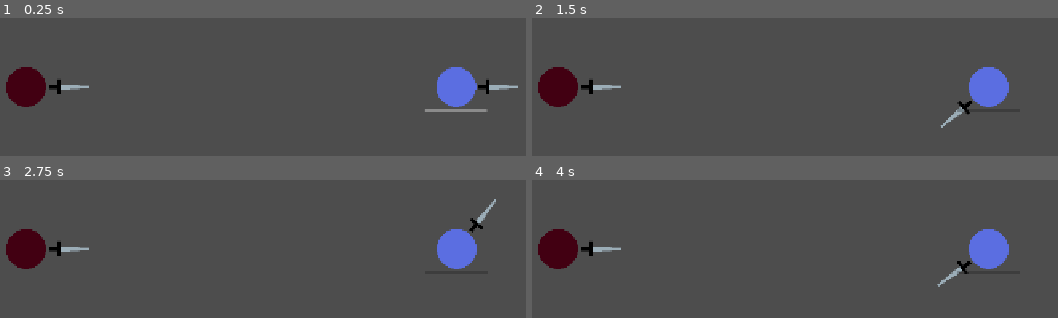
Above: before the commit, frames 1-4 (two rows, left to right).
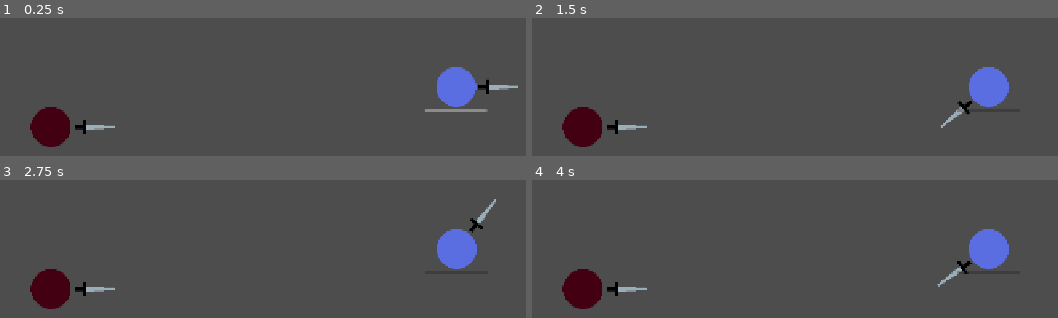
Above: after the commit, the same moments.

Repository: Traeves/Wakagashira
Game: Godot game, scene res://levels/demo_scene.tscn
Same seed, same stepped clock (60 frames per second), same inputs: the game is played once before the commit and once after it.
Inputs (mouse positions are in pixels of both pictures, inside the frame that each line leads up to):
- Up to frame 1 (0.25 s): no input
- Up to frame 2 (1.5 s): tap Enter at 0.5 s; move the mouse to (921, 89) at 0.52 s; hold D (right) 0.53-1.28 s; hold ` (toggle_capture) 0.53-1.28 s; move the mouse to (705, 113) at 1.27 s; hold W (up) from 1.28 s (still down); tap ` (toggle_capture) at 1.35 s
- Up to frame 3 (2.75 s): move the mouse to (outside the picture) at 2.02 s; release W (up) at 2.03 s; hold D (right) from 2.03 s (still down); hold ` (toggle_capture) from 2.03 s (still down)
- Up to frame 4 (4 s): tap Space at 2.75 s; move the mouse to (731, 280) at 2.77 s; release D (right) at 2.78 s; release ` (toggle_capture) at 2.78 s; hold W (up) 2.78-3.53 s; tap ` (toggle_capture) at 2.85 s; tap Enter at 3.5 s; move the mouse to (outside the picture) at 3.52 s; hold A (left) from 3.53 s (still down); hold ` (toggle_capture) from 3.53 s (still down)

The runs differ from the first frame. In frame 1, 4.0% of the frame differs, in the area x 1-22%, y 35-94%; in frame 2, 4.0%; in frame 3, 4.0%; in frame 4, 4.0%.

Commit message:
cleaned up demo scene

Diff:
--- a/levels/demo_scene.gd
+++ b/levels/demo_scene.gd
@@ -1,16 +1,14 @@
 extends Node
 
-@onready var start_position := $Marker2D
 @onready var player := $Player
 
 # Called when the node enters the scene tree for the first time.
 func _ready() -> void:
-	#player.x = get_viewport().get_visible_rect().size.x/2
-	#player.y = get_viewport().get_visible_rect().size.y/2
+
 	pass
-
 
 
 # Called every frame. 'delta' is the elapsed time since the previous frame.
 func _process(delta: float) -> void:
+
 	pass
--- a/levels/demo_scene.tscn
+++ b/levels/demo_scene.tscn
@@ -11,4 +11,4 @@
 position = Vector2(1032, 320)
 
 [node name="Enemy" parent="." unique_id=1583411980 instance=ExtResource("3_5r5lx")]
-position = Vector2(344, 320)
+position = Vector2(384, 384)
